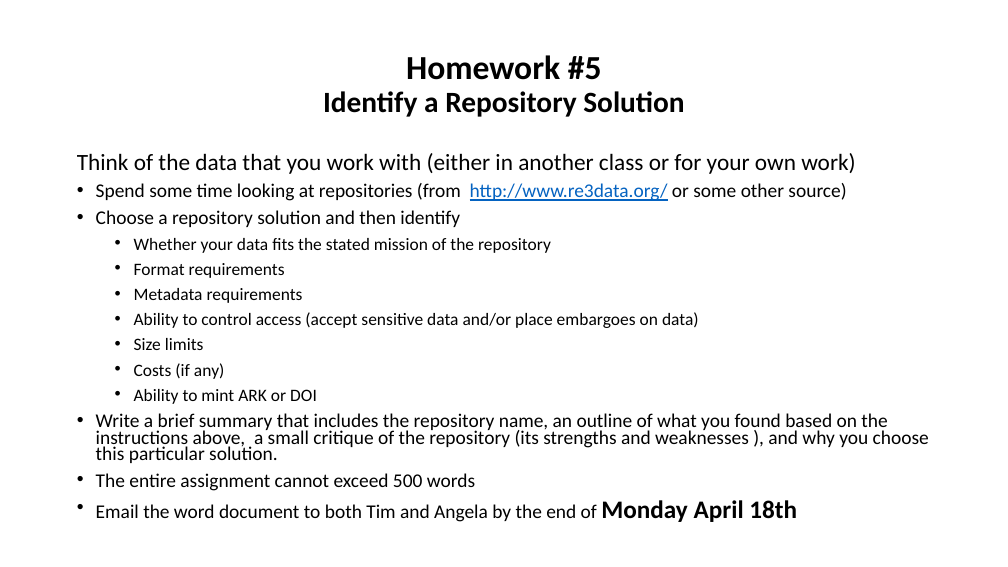
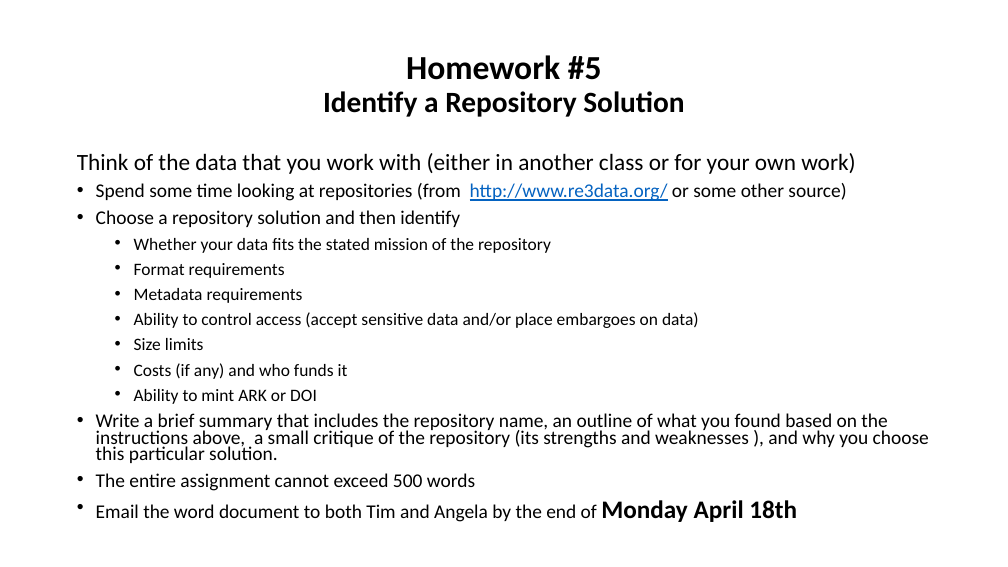
Before and after one commit to tibbben/teaching.data.literacy, a slide deck: slide 30 of UM_DataManagementClass/Lessons/13/13_FirstMeeting.pptx. Drawn at 1008x567 pixels with LibreOffice and Linux fonts; fonts in the diff are those of the drawing. Boxes give left, top, right and bottom in pixels: in the first picture for what was removed or moved away, otherwise in the second. Text is boxed around its words. In the diff, an @@ line names an element or a change of style, - is before the commit and + after.

Commit message:
13 assignment

```diff
--- a/UM_DataManagementClass/Lessons/13/13_FirstMeeting.pptx
+++ b/UM_DataManagementClass/Lessons/13/13_FirstMeeting.pptx
@@ text at box(134, 363, 348, 379): text changed @@
-    • Costs (if any)
+    • Costs (if any) and who funds it
```
